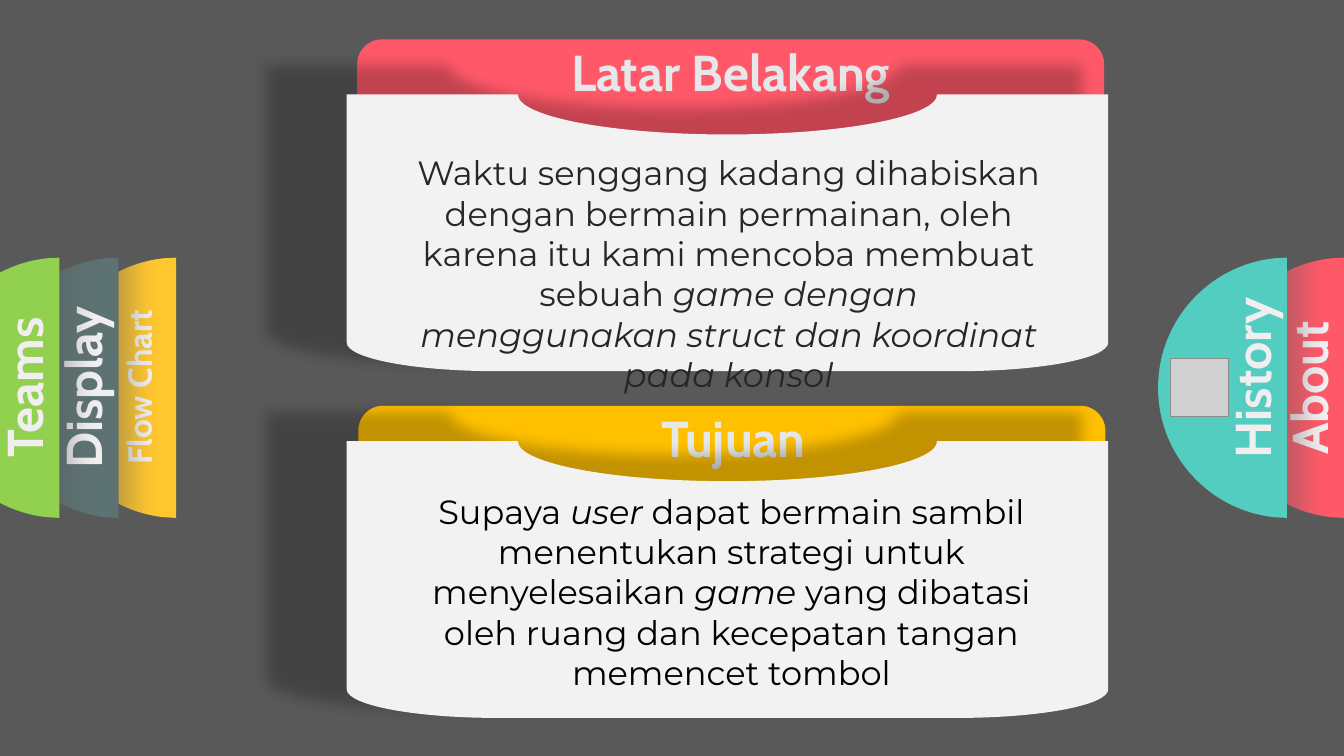
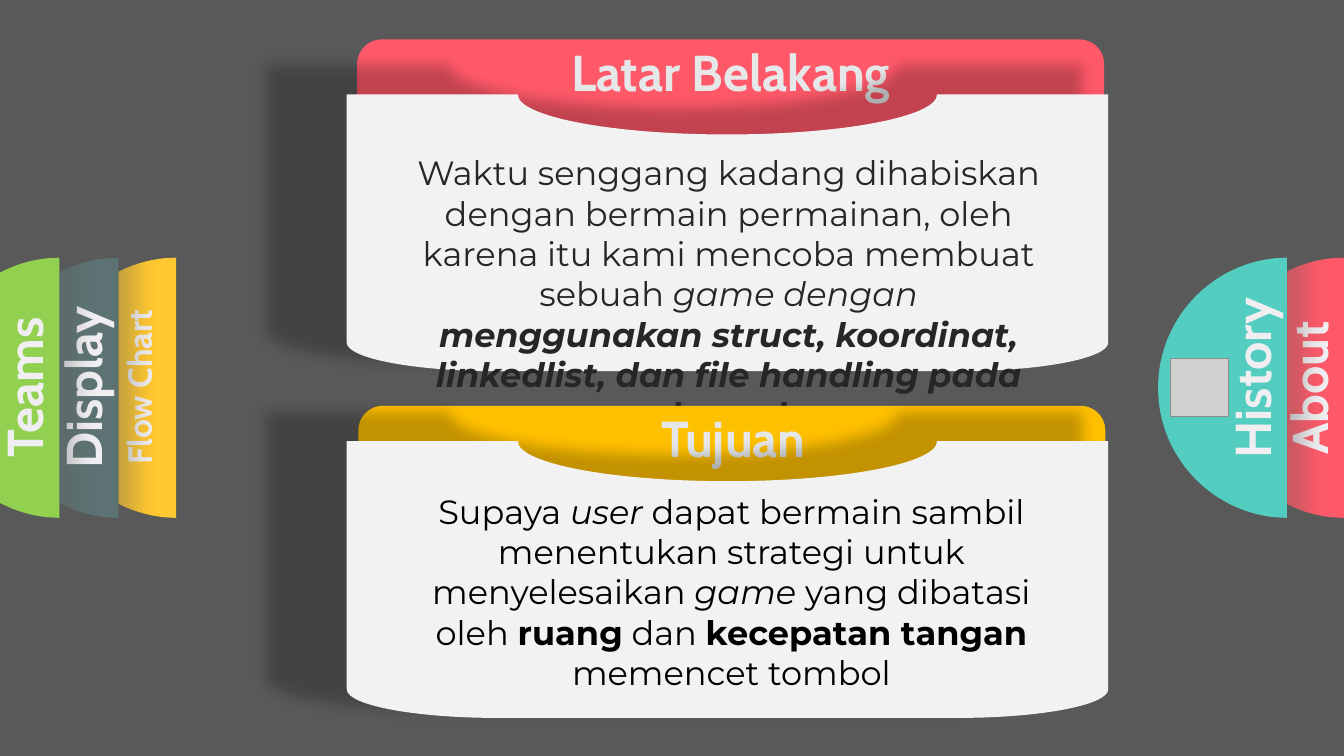
Before and after one commit to idahdam/repo-proglan-UAS, a slide deck: slide 3 of PPT Snake Game.pptx. Drawn at 1344x756 pixels with LibreOffice and Linux fonts; fonts in the diff are those of the drawing; grey boxes stand for pictures; background and template pictures are left out. Boxes give left, top, right and bottom in pixels: in the first picture for what was removed or moved away, otherwise in the second. Text is boxed around its words. In the diff, an @@ line names an element or a change of style, - is before the commit and + after.

Commit message:
PPT

```diff
--- a/PPT Snake Game.pptx
+++ b/PPT Snake Game.pptx
@@ text at bbox=[417, 160, 1040, 393]: text changed @@
-Waktu senggang kadang dihabiskan dengan bermain permainan, oleh karena itu kami mencoba membuat sebuah game dengan menggunakan struct dan koordinat pada konsol
+Waktu senggang kadang dihabiskan dengan bermain permainan, oleh karena itu kami mencoba membuat sebuah game dengan menggunakan struct, koordinat, linkedlist, dan file handling pada konsol
@@ text "Supaya user dapat bermain sambil ..." at bbox=[432, 499, 1030, 685]: bold on in "ruang kecepatan tangan" @@
```
Also in this commit, not shown: 1 other slide changed.
